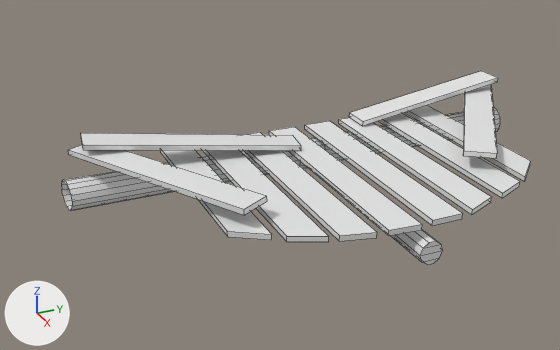
The FBX model Assets/3D models/new/Pipe_half.fbx: old version first, new version second.
The view is the same before and after, from a camera (50 mm lens) standing at (47.1, -22.5, 21.5) and looking at (7.2, -4.5, 1.5). The axes (+X, +Y, +Z) are drawn at lower left. The lights are the same throughout. Mesh edges are drawn as thin lines. Where no turn or scale is listed for an object, it has been applied to the vertices.

Script lines for the objects in view, before the commit:
```python
me_cube_028 = bpy.data.meshes.new('Cube.028')
me_cube_028.from_pydata(...)  # 180 vertices, 140 faces; spans x -5.0..11.9, y -17.0..16.5, z -2.0..2.8
# faces by material slot: [72, 68]
me_cube_028.materials.append(mat_wood)  # white #e7e7e7
me_cube_028.materials.append(mat_metal)  # white #e7e7e7
# before: 96 (-3.6, 16.4, 0.0) at pixel (494, 107), 97 (-4.0, 16.4, -0.1) at pixel (492, 107), 98 (-4.3, 16.4, -0.3), 99 (-4.5, 16.5, -0.6), 100 (-4.6, 16.5, -1.0)
# before: 101 (-4.5, 16.5, -1.4), 102 (-4.3, 16.4, -1.7), 103 (-4.0, 16.4, -1.9), 104 (-3.6, 16.4, -2.0), 105 (-3.2, 16.3, -1.9) at pixel (494, 132)
# before: 106 (-2.9, 16.3, -1.7) at pixel (497, 131), 107 (-2.7, 16.2, -1.4) at pixel (499, 128), 108 (-2.6, 16.2, -1.0) at pixel (500, 123), 109 (-2.7, 16.2, -0.6) at pixel (500, 118), 110 (-2.9, 16.3, -0.3) at pixel (499, 114)
# before: 111 (-3.2, 16.3, -0.1) at pixel (497, 110)
# before: 112 (-3.6, -16.8, 0.0) at pixel (65, 180), 113 (-4.3, -17.0, -0.3) at pixel (61, 181), 114 (-4.5, -17.0, -0.6) at pixel (61, 184), 115 (-4.5, -17.0, -1.4) at pixel (62, 195), 116 (-2.6, -16.7, -1.0) at pixel (72, 201)
# before: 117 (-4.0, -16.9, -0.1) at pixel (63, 179), 118 (-4.6, -17.0, -1.0) at pixel (61, 189), 119 (-4.3, -17.0, -1.7) at pixel (64, 201), 120 (-4.0, -16.9, -1.9) at pixel (66, 206), 121 (-3.6, -16.8, -2.0) at pixel (68, 209)
# before: 122 (-3.2, -16.8, -1.9) at pixel (70, 210), 123 (-2.9, -16.7, -1.7) at pixel (71, 209), 124 (-2.7, -16.7, -1.4) at pixel (72, 206), 125 (-2.7, -16.7, -0.6) at pixel (71, 195), 126 (-2.9, -16.7, -0.3) at pixel (69, 189)
# before: 127 (-3.2, -16.8, -0.1) at pixel (67, 184)
ob_cube_009 = bpy.data.objects.new('Cube.009', me_cube_028)
ob_cube_009.location = (5.0, 0.18, 0.99)
```
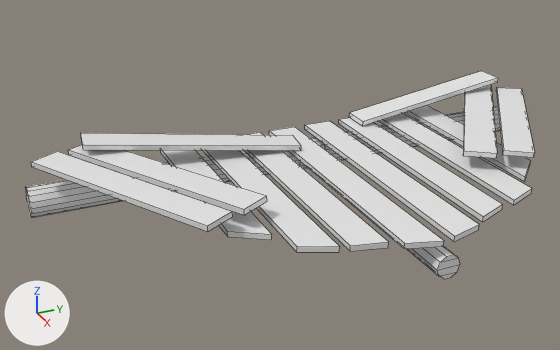
The change, as a list of edits to the scene's bpy script:
```text
Change me_cube_028:
    used by ob_cube_009; location = (5.0, 0.18, 0.99)
    verts and faces of me_cube_028; kept vertices keep their numbers, new ones are numbered from 180
    remove me_cube_028.from_pydata(...)  # 180 vertices, 140 faces; spans x -5.0..11.9, y -17.0..16.5, z -2.0..2.8
    add me_cube_028.from_pydata(...)  # 196 vertices, 152 faces; spans x -5.0..13.5, y -19.2..18.6, z -2.0..2.8
    me_cube_028 part 1: the loose piece of 8 vertices spanning x -4.9..7.4, y 6.0..15.8, z 1.5..1.9 is copied, and the copy is scaled about its middle by 0.925, then moved by (1.3, 1.9, 0.0); it spans x -3.2..8.3, y 8.2..17.4, z 1.6..1.9
    me_cube_028 part 2: the loose piece of 8 vertices spanning x -5.0..8.1, y -16.4..-7.7, z 1.5..1.9 is copied, and the copy is moved by (0.9, -2.4, 0.0); it spans x -4.0..9.0, y -18.7..-10.1, z 1.5..1.9
    me_cube_028 part 3
    10 vertices in x 11.9, y -0.7..0.7, z -1.7..-0.3 move by (1.6, 0.0, 0.0)
    6 vertices in x 10.4..11.1, y -5.6..-3.1, z 0.3..0.6 move by (1.2, 0.0, 0.0)
    4 vertices in x 10.0..11.0, y 3.2..6.1, z 0.3..0.6 move by (1.0, 0.0, 0.0)
    4 vertices in x 9.1..10.1, y 5.2..8.1, z 0.3..0.6 move by (1.1, 0.0, 0.0)
    4 vertices in x 11.2..11.3, y -0.4..0.4, z 0.3..0.6 move by (2.0, 0.0, 0.0)
    6 vertices move from x 9.5..11.2, y -7.6..2.4, z 0.3..0.6 to x 10.8..12.7, y -7.6..2.4, z 0.3..0.6
    me_cube_028 part 4
    add for i in [96, 97, 98, 102, 103, 104]: verts[i] += (0.0, 2.2, 0.0)
    add for i in [99, 100, 101]: verts[i] += (0.0, 2.1, 0.0)
    add for i in [105, 106, 110, 111]: verts[i] += (0.0, 2.3, 0.0)
    add for i in [107, 108, 109]: verts[i] += (0.0, 2.4, 0.0)
    me_cube_028 part 5
    add for i in [112, 121, 122, 127]: verts[i] += (0.0, -2.4, 0.0)
    add for i in [113, 114, 115, 118, 119]: verts[i] += (0.0, -2.2, 0.0)
    add for i in [116, *range(123, 127)]: verts[i] += (0.0, -2.5, 0.0)
    add verts[117] = (-4.0, -19.2, -0.1)  # moved, pixel (25, 186)
    add verts[120] = (-4.0, -19.2, -1.9)  # moved, pixel (29, 212)
```

Location of each change, (x1, y1, x2, y2) in pixels of the pictures (560 x 350 px; the box of a moved part takes in the faces that stretch with it):
'Cube.009', reshaped (8% wider, 7% taller): before (61, 71, 531, 265); after (25, 71, 534, 279)
part 1 of me_cube_028, added: after (496, 87, 534, 157)
part 2 of me_cube_028, added: after (31, 151, 233, 232)
part 3 of me_cube_028, moved or reshaped: before (202, 113, 520, 265); after (202, 113, 532, 279)
part 4 of me_cube_028, moved or reshaped: before (324, 107, 500, 161); after (324, 106, 500, 161)
part 5 of me_cube_028, moved or reshaped: before (61, 150, 301, 211); after (25, 150, 301, 218)
